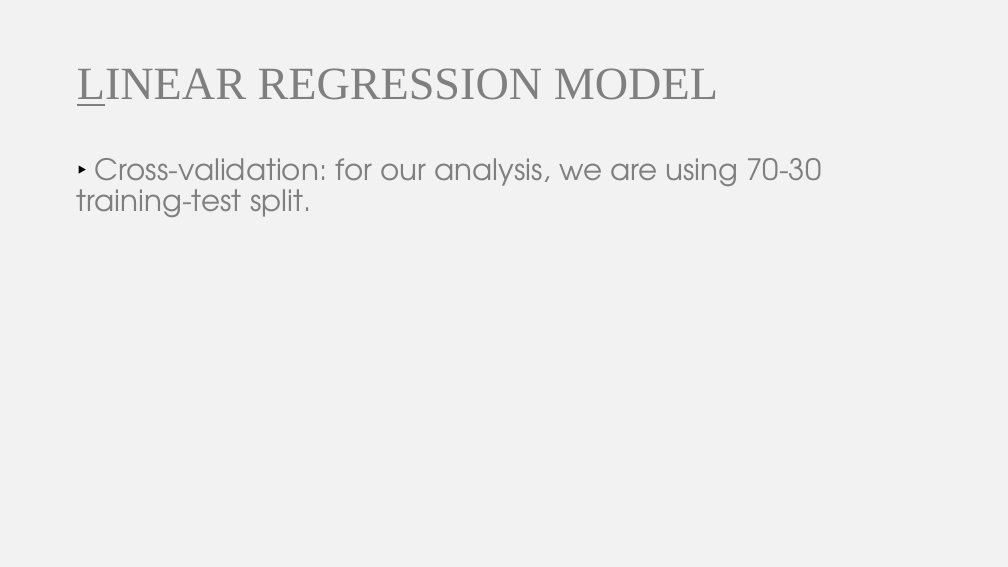
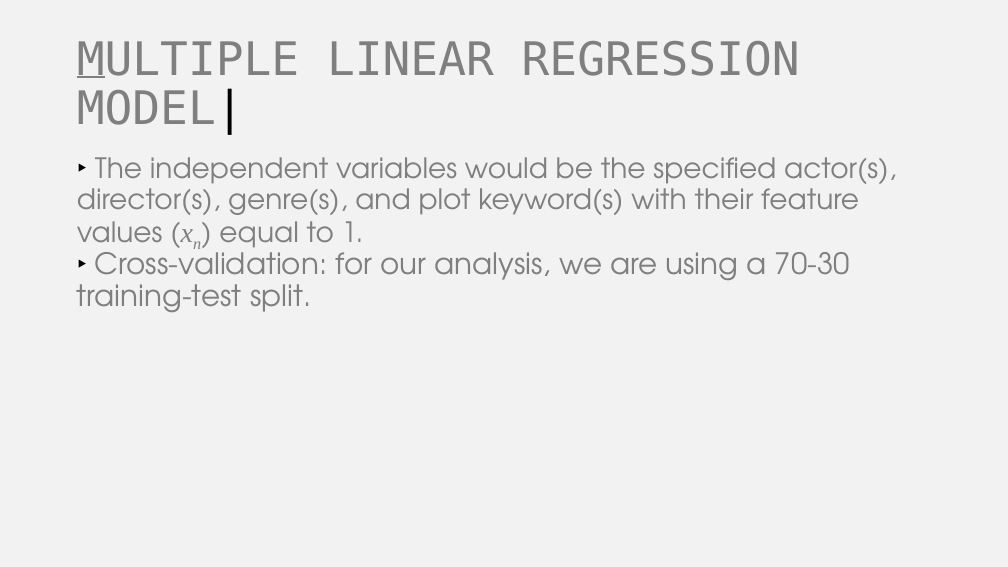
Before and after one commit to somyamohanty/Data_Dawgs, a slide deck: slide 21 of presentations/Final Presentation.pptx (slide 15 before the commit). Drawn at 1008x567 pixels with LibreOffice and Linux fonts; fonts in the diff are those of the drawing. Boxes give left, top, right and bottom in pixels: in the first picture for what was removed or moved away, otherwise in the second. Text is boxed around its words. In the diff, an @@ line names an element or a change of style, - is before the commit and + after.

```diff
--- a/presentations/Final Presentation.pptx
+++ b/presentations/Final Presentation.pptx
@@ title at <box>77,41,800,135</box>: text changed; font Times New Roman to DejaVu Sans Mono @@
-LINEAR REGRESSION MODEL
+MULTIPLE LINEAR REGRESSION MODEL|
@@ text at <box>77,157,896,312</box>: text changed; size 21 to 20 pt @@
-‣ Cross-validation: for our analysis, we are using 70-30 training-test split.
+‣ The independent variables would be the specified actor(s), director(s), genre(s), and plot keyword(s) with their feature values (xn) equal to 1.
+‣ Cross-validation: for our analysis, we are using a 70-30 training-test split.
```
Also in this commit, not shown: 20 other slides changed, 17 slides added, 3 slides removed, 1 other file.
